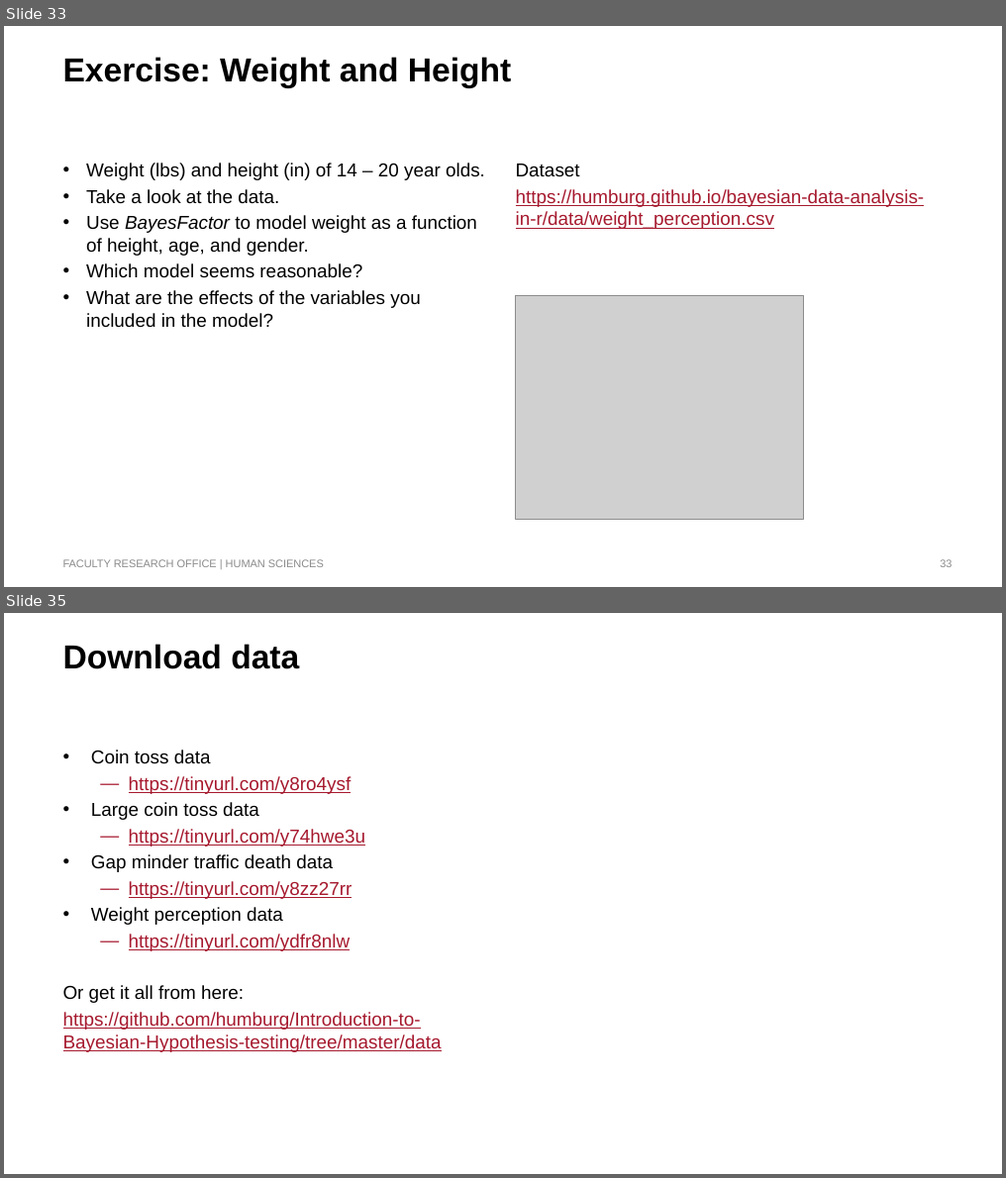
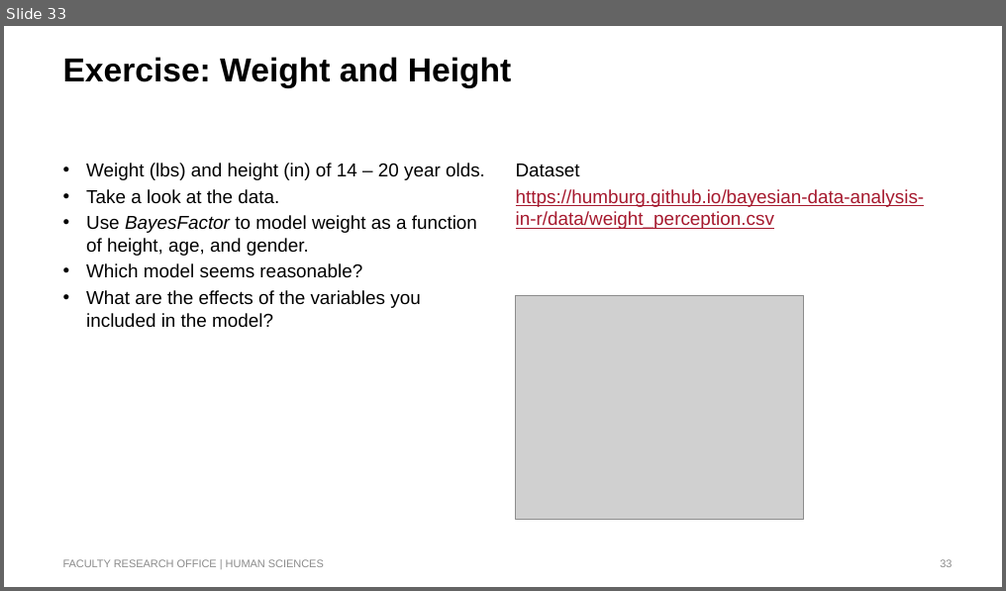
Before and after one commit to humburg/bayesian-data-analysis-in-r, a slide deck: Bayesian Data Analysis in R.pptx. Shown one above the other, each under a label of ours: slides 33 and 35 before the commit, slide 33 after it; the slides between them are not shown. The pictures are 1006x1178 and 1006x591 pixels, drawn with LibreOffice and Linux fonts; fonts in the diff are those of the drawing; grey boxes stand for pictures; background and template pictures are left out. Boxes give left, top, right and bottom in pixels: in the first picture for what was removed or moved away, otherwise in the second. Text is boxed around its words. In the diff, an @@ line names an element or a change of style, - is before the commit and + after.

```diff
--- a/Bayesian Data Analysis in R.pptx
+++ b/Bayesian Data Analysis in R.pptx
@@ slide 35 removed at (x1=4, y1=613, x2=1002, y2=1174), background #FFFFFF @@
@@ title removed at (x1=63, y1=644, x2=299, y2=669) @@
-Download data
@@ text removed at (x1=63, y1=750, x2=442, y2=1053) @@
-• Coin toss data
-  ― https://tinyurl.com/y8ro4ysf
-• Large coin toss data
-  ― https://tinyurl.com/y74hwe3u
-• Gap minder traffic death data
-  ― https://tinyurl.com/y8zz27rr
-• Weight perception data
-  ― https://tinyurl.com/ydfr8nlw
-Or get it all from here:
-https://github.com/humburg/Introduction-to-Bayesian-Hypothesis-testing/tree/master/data
```
Also in this commit, not shown: 1 slide changed, 3 slides added, 8 other files.
